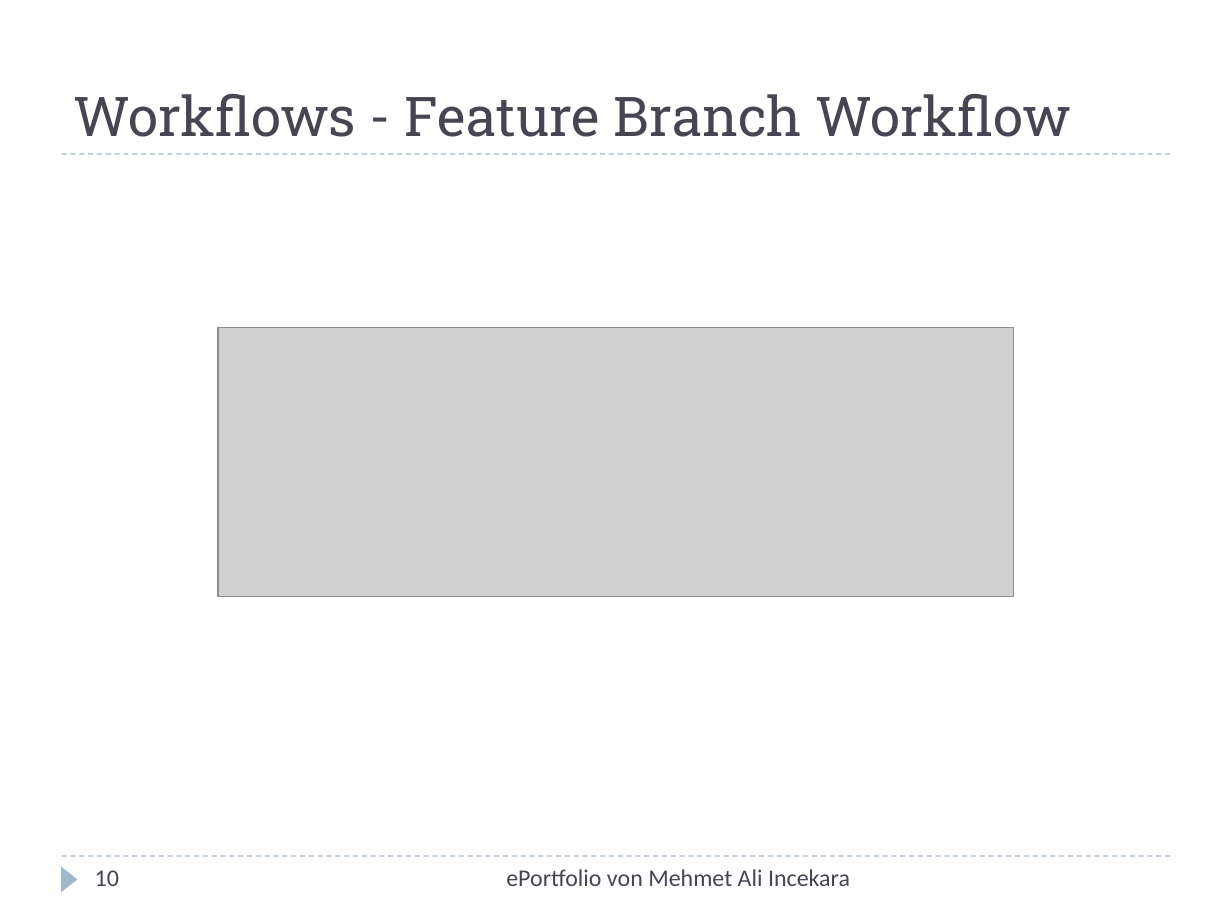
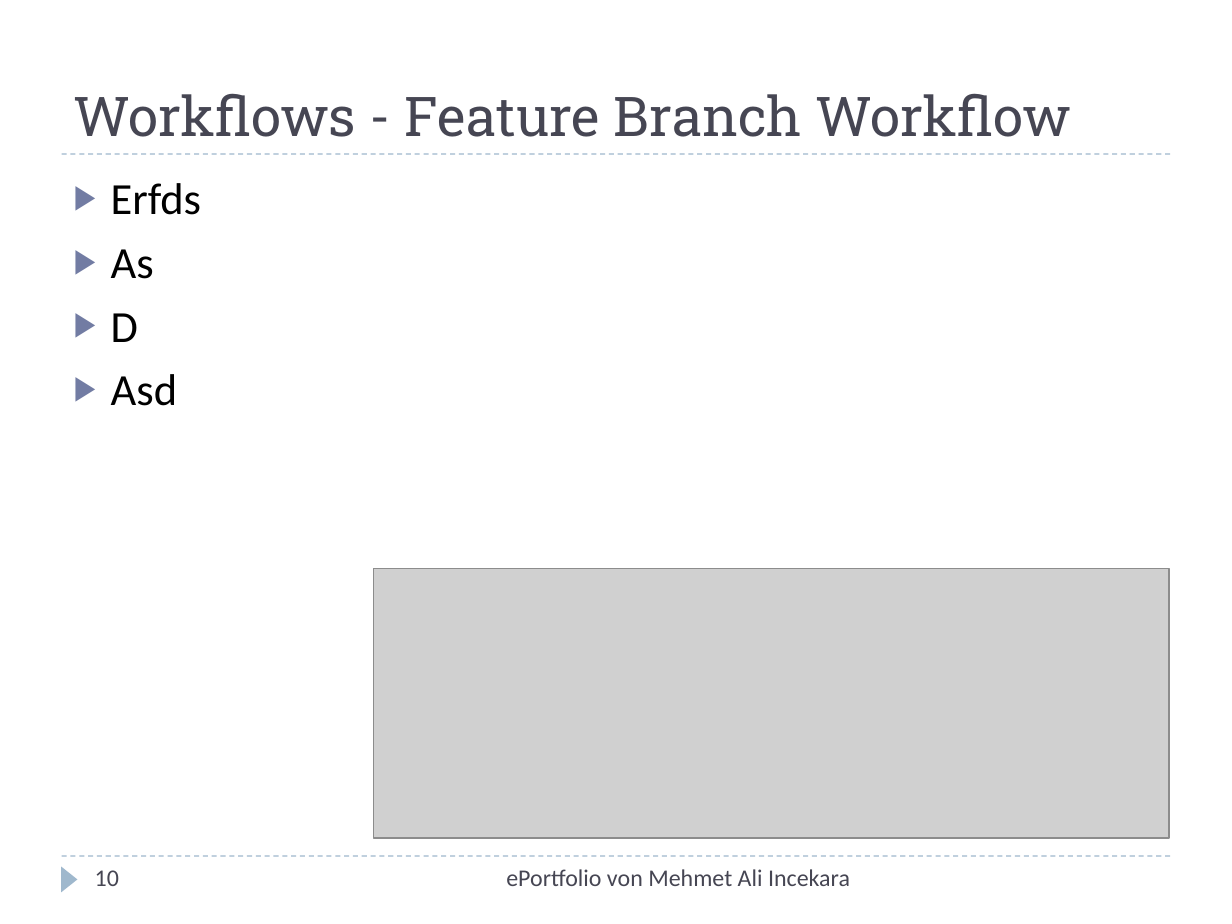
Before and after one commit to xnappy/ePortfolio, a slide deck: slide 10 of Git-und-GitHub.pptx. Drawn at 1232x924 pixels with LibreOffice and Linux fonts; fonts in the diff are those of the drawing; grey boxes stand for pictures. Boxes give left, top, right and bottom in pixels: in the first picture for what was removed or moved away, otherwise in the second. Text is boxed around its words. In the diff, an @@ line names an element or a change of style, - is before the commit and + after.

```diff
--- a/Git-und-GitHub.pptx
+++ b/Git-und-GitHub.pptx
@@ text added at (111,183,201,406), 26 pt, text #000000 @@
+▶ Erfds
+▶ As
+▶ D
+▶ Asd
@@ picture: place and size @@
-picture at (218,328,1014,598)
+picture at (373,569,1169,839)
```
Also in this commit, not shown: 6 other slides changed.
